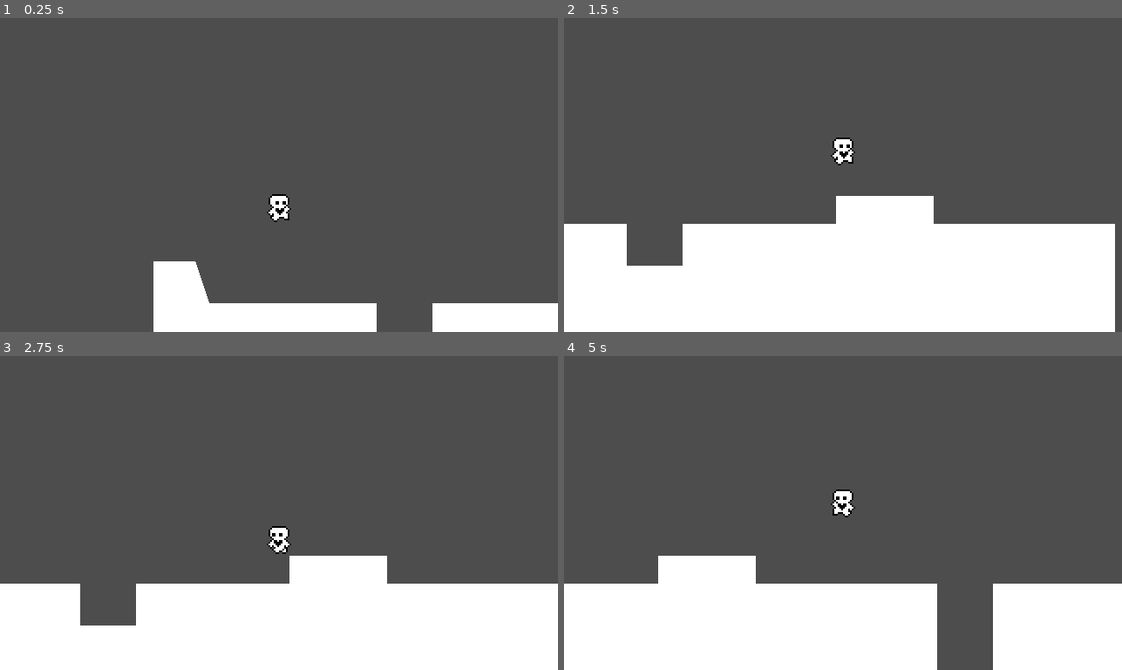
Above: before the commit, frames 1-4 (two rows, left to right).
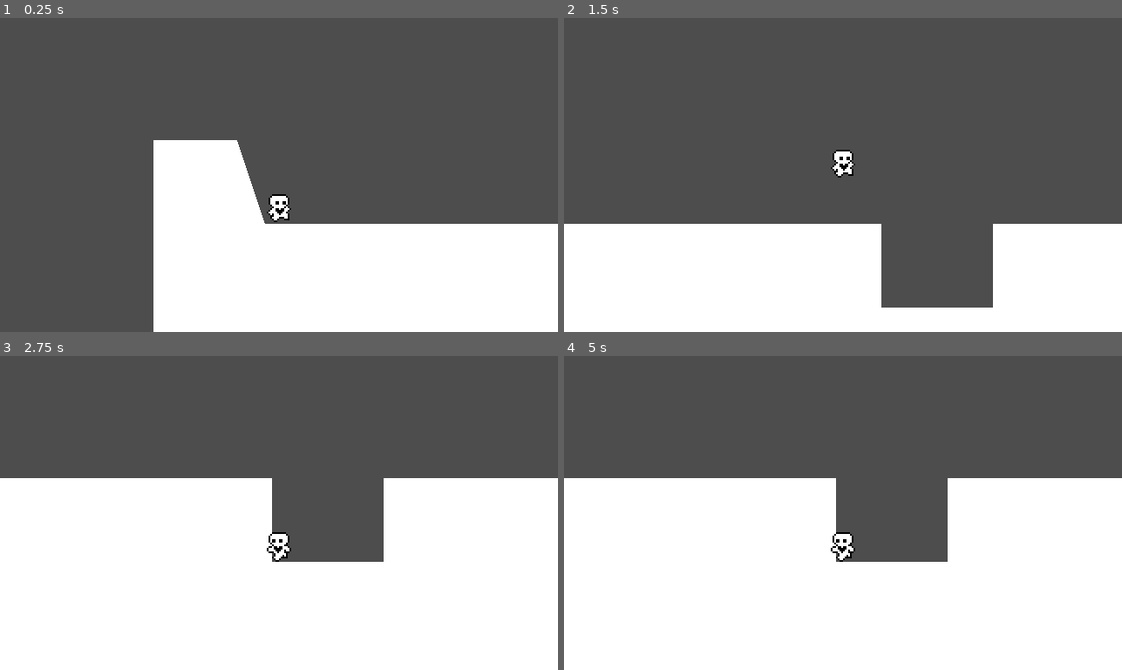
Above: after the commit, the same moments.

Repository: dsychin/godot-2d-platformer
Game: Godot game, scene res://main.tscn
The game is run twice, just before and just after one commit, with the same random seed, the same clock (stepped at 60 frames per second) and the same inputs.
Inputs:
- Up to frame 1 (0.25 s): no input
- Up to frame 2 (1.5 s): tap Enter (ui_accept) at 0.5, 0.6, 0.77, 1.07, 1.35 s; hold Right (ui_right) from 0.53 s (still down)
- Up to frame 3 (2.75 s): tap Enter (ui_accept) at 1.52, 1.82, 2.1 s; release Right (ui_right) at 2.03 s; hold Left (ui_left) from 2.03 s (still down)
- Up to frame 4 (5 s): release Left (ui_left) at 2.78 s; hold Right (ui_right) 2.78-4.28 s; tap Enter (ui_accept) at 2.85, 3.02, 3.32, 3.6, 3.77, 4.07, 4.35, 4.52, 4.82 s; hold Left (ui_left) from 4.28 s (still down)

The runs differ from the first frame. In frame 1, 23% of the frame differs, in the area x 27-100%, y 38-100%; in frame 2, 9.0%; in frame 3, 29%; in frame 4, 30%, in the area x 0-100%, y 38-100%.

Commit message:
refactor player.gd

Diff:
--- a/main.tscn
+++ b/main.tscn
@@ -5,6 +5,8 @@
 [node name="Main" type="Node"]
 
 [node name="Floor" type="StaticBody2D" parent="."]
+position = Vector2(0, -304)
+scale = Vector2(2, 2)
 metadata/_edit_group_ = true
 
 [node name="CollisionPolygon2D" type="CollisionPolygon2D" parent="Floor"]
--- a/player.gd
+++ b/player.gd
@@ -1,8 +1,8 @@
 extends CharacterBody2D
 
 
-const SPEED = 200.0
-const JUMP_VELOCITY = -300.0
+const SPEED = 180.0
+const JUMP_VELOCITY = -250.0
 const COYOTE_FRAMES = 6
 const ACCELERATION = 0.25
 const FRICTION = 0.1
@@ -10,8 +10,8 @@
 # Get the gravity from the project settings to be synced with RigidBody nodes.
 var gravity = ProjectSettings.get_setting("physics/2d/default_gravity")
 
-@onready var animated_sprite : AnimatedSprite2D = $AnimatedSprite2D
-@onready var coyote_timer : Timer = $CoyoteTimer
+@onready var animated_sprite: AnimatedSprite2D = $AnimatedSprite2D
+@onready var coyote_timer: Timer = $CoyoteTimer
 
 var last_floor = false
 var is_in_coyote = false
@@ -21,29 +21,39 @@
 	coyote_timer.wait_time = COYOTE_FRAMES / 60.0
 
 func _physics_process(delta):
-	# Add the gravity.
-	if not is_on_floor():
-		velocity.y += gravity * delta
+	apply_gravity(delta)
+	apply_coyote()
+	handle_jump()
+	var direction: float = Input.get_axis("ui_left", "ui_right")
+	handle_movement(direction)
+	apply_animation(direction)
 
+	last_floor = is_on_floor()
+	move_and_slide()
+
+func apply_coyote():
 	if is_in_coyote and is_on_floor():
 		is_in_coyote = false
 	elif not is_in_coyote and last_floor:
 		coyote_timer.start()
 		is_in_coyote = true
 
-	# Handle Jump.
-	if Input.is_action_just_pressed("ui_accept") and (is_on_floor() or is_in_coyote):
-		velocity.y = JUMP_VELOCITY
-		is_in_coyote = false
-
-	# Get the input direction and handle the movement/deceleration.
-	# As good practice, you should replace UI actions with custom gameplay actions.
-	var direction = Input.get_axis("ui_left", "ui_right")
+func handle_movement(direction: float):
 	if direction:
 		velocity.x = lerp(velocity.x, direction * SPEED, ACCELERATION)
 	else:
 		velocity.x = lerp(velocity.x, 0.0, FRICTION)
 
+func handle_jump():
+	if Input.is_action_just_pressed("ui_accept") and (is_on_floor() or is_in_coyote):
+		velocity.y = JUMP_VELOCITY
+		is_in_coyote = false
+
+func apply_gravity(delta: float):
+	if not is_on_floor():
+		velocity.y += gravity * delta
+
+func apply_animation(direction: float):
 	if not is_on_floor():
 		animated_sprite.play("jump")
 	elif direction:
@@ -56,9 +66,5 @@
 	elif velocity.x < 0:
 		animated_sprite.flip_h = true
 
-	last_floor = is_on_floor()
-	move_and_slide()
-
-
 func _on_coyote_timer_timeout():
 	is_in_coyote = false
